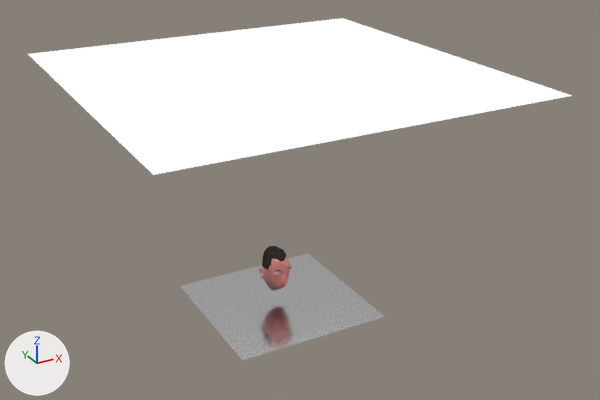
A saved change to the Blender file 3d/emrich-eat.blend.
Camera for both pictures: a 50 mm lens placed at (-18.1, -35.3, 21.9), pointed at (1.4, 0.1, 4.2). The axes (+X, +Y, +Z) are drawn at lower left. The lights are the same throughout.
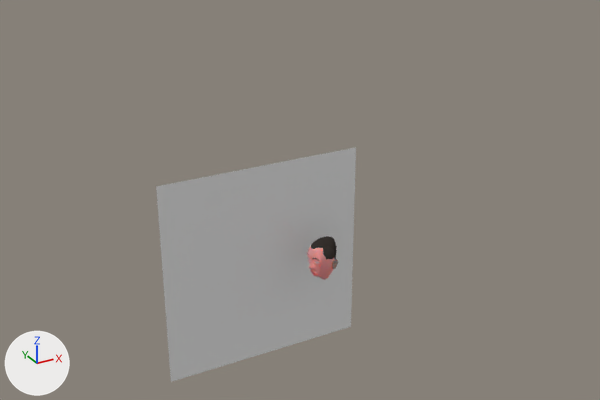
Boxes [x1, y1, x2, y2] around the edits, measured in the pictures (600 x 400 px):
'Plane.001', deleted: before [28, 18, 572, 175]
'Plane', moved, turned, rescaled: before [180, 253, 385, 360]; after [156, 147, 356, 382]
'Emrich1', moved, turned: before [259, 246, 291, 290]; after [307, 236, 338, 280]

The change in detail:
Material 'Material.006' (mat_material_006) is new.
Its base color is (0.8, 0.8, 0.8) (white #e7e7e7).
me_plane_002 has 4 vertices, 1 face and spans x -1.0..1.0, y -1.0..1.0, z 0.0.
me_plane_002 no longer uses material mat_material_003.
me_plane_002 now uses material mat_material_006 (white #e7e7e7).
Object 'Emrich1' (ob_emrich1) moves from (0.0, 0.16, 0.0) to (2.71, 0.16, 0.0).
Object 'Emrich1' (ob_emrich1) turns from (-180, 90, 0) to (-100, 90, 0) degrees about x, y and z.
Object 'Plane' (ob_plane) moves from (0.0, 0.0, -1.54) to (0.16, 2.13, -0.29).
Object 'Plane' (ob_plane) turns from (0, 0, 0) to (90, 0, 0) degrees about x, y and z.
Object 'Plane' (ob_plane) is rescaled from (-4.18, -4.18, -4.18) to (5.95, 5.95, 5.95).
Object 'Plane.001' (ob_plane_001) is deleted.
